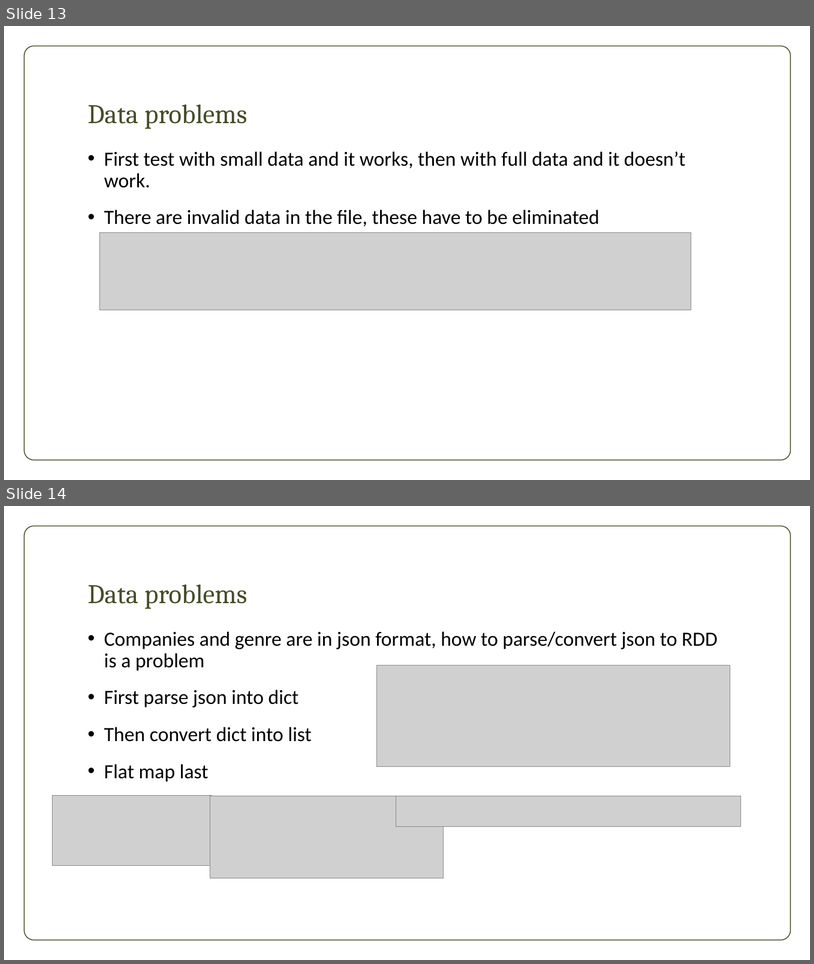
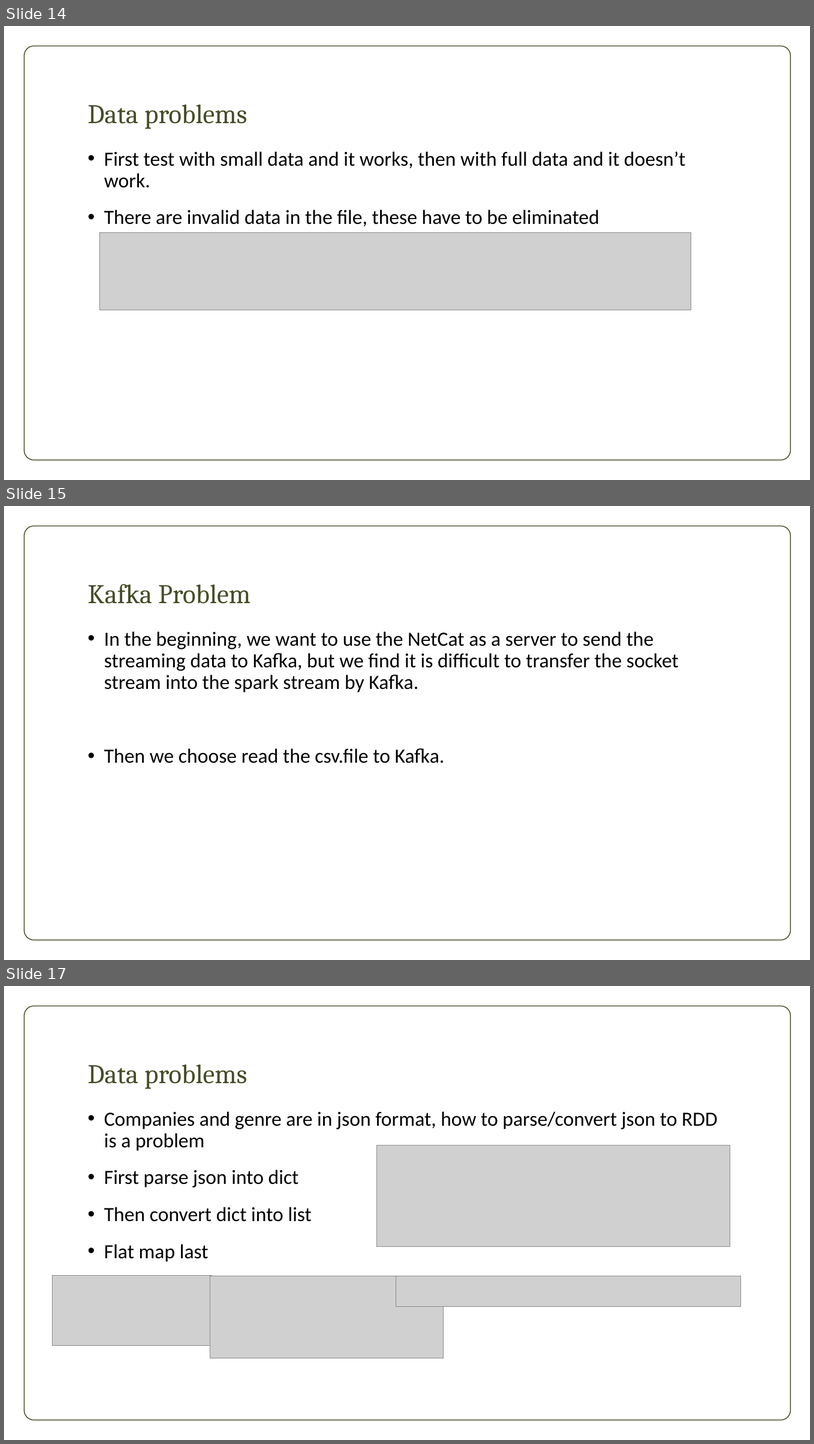
Before and after one commit to Jackie-VC/bdt_movies, a slide deck: movie.pptx. Shown one above the other, each under a label of ours: slides 13 and 14 before the commit, slides 14, 15 and 17 after it; the slides between them are not shown. The pictures are 814x964 and 814x1444 pixels, drawn with LibreOffice and Linux fonts; fonts in the diff are those of the drawing; grey boxes stand for pictures; background and template pictures are left out. Boxes give left, top, right and bottom in pixels: in the first picture for what was removed or moved away, otherwise in the second. Text is boxed around its words. In the diff, an @@ line names an element or a change of style, - is before the commit and + after.

```diff
--- a/movie.pptx
+++ b/movie.pptx
@@ slide 15 added at (4,506,810,960), background picture (left out); not listed: 1 template element that a slide beside it also shows @@
@@ title added at (88,584,251,604), 32 pt, text #444D26 @@
+Kafka Problem
@@ text added at (104,631,679,763), 24 pt, text #000000 @@
+• In the beginning, we want to use the NetCat as a server to send the streaming data to Kafka, but we find it is difficult to transfer the socket stream into the spark stream by Kafka.
+• Then we choose read the csv.file to Kafka.
@@ what was slide 13 is now slide 14 @@
@@ what was slide 14 is now slide 17 @@
```
Also in this commit, not shown: 4 slides changed, 2 other slides added.
